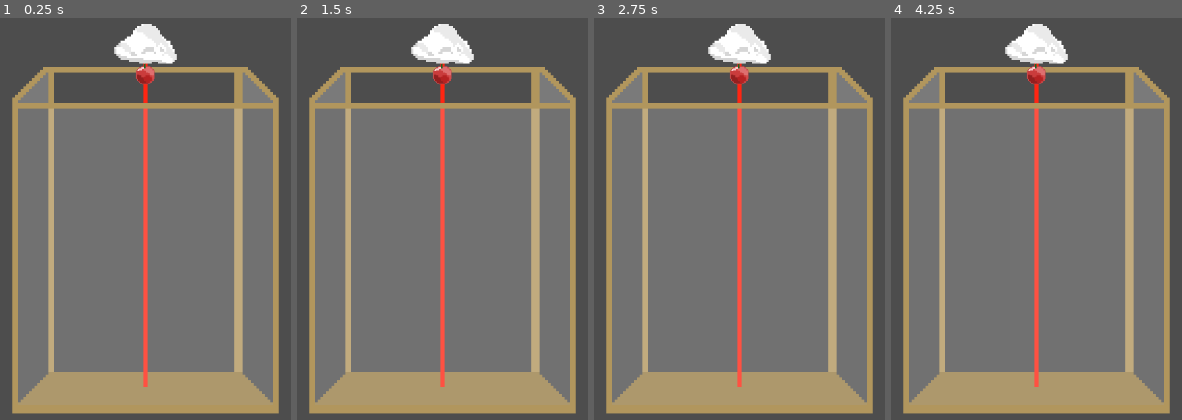
Above: before the commit, frames 1-4 (left to right).
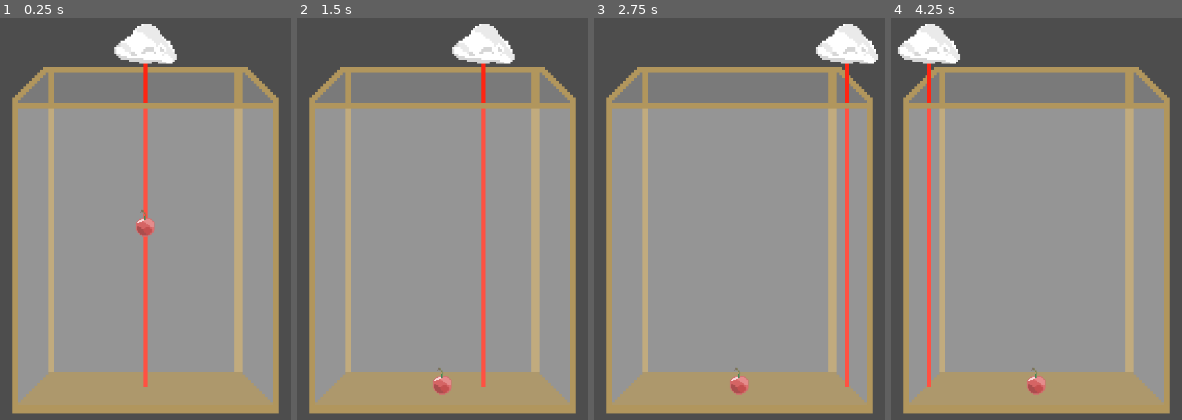
Above: after the commit, the same moments.

Repository: turtle85917/SuikaGame-Godot
Game: Godot game, scene res://Scenes/Game.tscn
The game is run twice, just before and just after one commit, with the same random seed, the same clock (stepped at 60 frames per second) and the same inputs. The project has no main scene, so this scene is started directly.
Inputs:
- Up to frame 1 (0.25 s): no input
- Up to frame 2 (1.5 s): hold Right (right, bound only after the commit) 0.53-1.28 s; hold Left (left, bound only after the commit) from 1.28 s (still down)
- Up to frame 3 (2.75 s): release Left (left, bound only after the commit) at 2.03 s; hold Right (right, bound only after the commit) from 2.03 s (still down)
- Up to frame 4 (4.25 s): tap Enter at 3.5 s; release Right (right, bound only after the commit) at 3.53 s; hold Left (left, bound only after the commit) from 3.53 s (still down)

The runs differ from the first frame. In frame 1, 58% of the frame differs, in the area x 6-94%, y 11-96%; in frame 2, 62%; in frame 3, 63%, in the area x 6-98%, y 1-96%; in frame 4, 63%.

Commit message:
feat: implement move player(cloud)

Diff:
--- /dev/null
+++ b/Prefabs/Fruit.tscn
@@ -0,0 +1,21 @@
+[gd_scene load_steps=4 format=3 uid="uid://c1ja0ruwplb71"]
+
+[ext_resource type="Texture2D" uid="uid://d6pi2eeqswpl" path="res://Sprites/fruits.png" id="1_8k8hi"]
+
+[sub_resource type="PhysicsMaterial" id="PhysicsMaterial_kblh3"]
+bounce = 0.3
+
+[sub_resource type="CircleShape2D" id="CircleShape2D_eih6v"]
+radius = 14.0
+
+[node name="Fruit" type="RigidBody2D"]
+physics_material_override = SubResource("PhysicsMaterial_kblh3")
+
+[node name="Sprite" type="Sprite2D" parent="."]
+scale = Vector2(1.5, 1.5)
+texture = ExtResource("1_8k8hi")
+hframes = 11
+
+[node name="CollisionShape2D" type="CollisionShape2D" parent="."]
+position = Vector2(0, 5)
+shape = SubResource("CircleShape2D_eih6v")
--- a/Scenes/Game.tscn
+++ b/Scenes/Game.tscn
@@ -1,62 +1,62 @@
-[gd_scene load_steps=8 format=3 uid="uid://b16xovlfqqyik"]
+[gd_scene load_steps=10 format=3 uid="uid://b16xovlfqqyik"]
 
+[ext_resource type="Script" path="res://Scripts/Game.gd" id="1_5beoy"]
 [ext_resource type="Texture2D" uid="uid://7tuwpnpttdrm" path="res://Sprites/case.png" id="1_yq2lv"]
 [ext_resource type="Texture2D" uid="uid://di8g6iv1psk23" path="res://Sprites/case_glass.png" id="2_jis63"]
 [ext_resource type="Texture2D" uid="uid://cihc0rfvs4hlv" path="res://Sprites/cloud.png" id="3_8phbk"]
-[ext_resource type="Texture2D" uid="uid://d6pi2eeqswpl" path="res://Sprites/fruits.png" id="4_waiwt"]
+[ext_resource type="PackedScene" uid="uid://c1ja0ruwplb71" path="res://Prefabs/Fruit.tscn" id="4_ygot5"]
+[ext_resource type="Script" path="res://Scripts/Player.gd" id="5_itl8i"]
 
 [sub_resource type="RectangleShape2D" id="RectangleShape2D_05ed2"]
-size = Vector2(8, 436)
+size = Vector2(12, 424)
 
 [sub_resource type="RectangleShape2D" id="RectangleShape2D_af3tb"]
-size = Vector2(8, 436)
+size = Vector2(12, 424)
 
 [sub_resource type="RectangleShape2D" id="RectangleShape2D_e4oks"]
-size = Vector2(384, 12)
+size = Vector2(344, 12)
 
 [node name="Game" type="Node2D"]
+script = ExtResource("1_5beoy")
 
 [node name="Camera" type="Camera2D" parent="."]
 
 [node name="Wall" type="StaticBody2D" parent="."]
 
 [node name="Case" type="Sprite2D" parent="Wall"]
+z_index = -2
 position = Vector2(0, 53)
 scale = Vector2(4, 4)
 texture = ExtResource("1_yq2lv")
 
 [node name="CaseGlass" type="Sprite2D" parent="Wall"]
-z_index = 2
+z_index = 3
 position = Vector2(0, 73)
 scale = Vector2(4, 4)
 texture = ExtResource("2_jis63")
 
 [node name="LeftCollision" type="CollisionShape2D" parent="Wall"]
-position = Vector2(-188, 73)
+position = Vector2(-178, 75)
 shape = SubResource("RectangleShape2D_05ed2")
 
 [node name="RightCollision" type="CollisionShape2D" parent="Wall"]
-position = Vector2(188, 73)
+position = Vector2(178, 75)
 shape = SubResource("RectangleShape2D_af3tb")
 
 [node name="BottomCollision" type="CollisionShape2D" parent="Wall"]
-position = Vector2(0, 297)
+position = Vector2(0, 281)
 shape = SubResource("RectangleShape2D_e4oks")
-
-[node name="Line" type="Line2D" parent="."]
-position = Vector2(0, -230)
-scale = Vector2(3, 3)
-points = PackedVector2Array(0, 165, 0, 0)
-width = 2.0
-default_color = Color(1, 0.145098, 0.0705882, 1)
-
-[node name="Fruit" type="Sprite2D" parent="."]
-position = Vector2(0, -191)
-scale = Vector2(1.5, 1.5)
-texture = ExtResource("4_waiwt")
-hframes = 11
 
 [node name="Player" type="Sprite2D" parent="."]
 position = Vector2(0, -230)
 scale = Vector2(3, 3)
 texture = ExtResource("3_8phbk")
+script = ExtResource("5_itl8i")
+
+[node name="Line" type="Line2D" parent="Player"]
+z_index = -1
+points = PackedVector2Array(0, 165, 0, 0)
+width = 2.0
+default_color = Color(1, 0.145098, 0.0705882, 1)
+
+[node name="Fruit" parent="." instance=ExtResource("4_ygot5")]
--- /dev/null
+++ b/Scripts/Game.gd
@@ -0,0 +1 @@
+extends Node2D
--- /dev/null
+++ b/Scripts/Player.gd
@@ -0,0 +1,10 @@
+extends Node2D
+
+const MAX_POS_X:int = 155;
+
+func _physics_process(delta):
+	var strength = Input.get_action_strength("right") - Input.get_action_strength("left");
+	move_local_x(strength * 8);
+	if(abs(transform.origin.x) > MAX_POS_X):
+		transform.origin.x = min(max(transform.origin.x, -MAX_POS_X), MAX_POS_X);
+		return;
--- a/project.godot
+++ b/project.godot
@@ -14,6 +14,21 @@
 config/features=PackedStringArray("4.2", "Forward Plus")
 config/icon="res://icon.svg"
 
+[input]
+
+left={
+"deadzone": 0.5,
+"events": [Object(InputEventKey,"resource_local_to_scene":false,"resource_name":"","device":-1,"window_id":0,"alt_pressed":false,"shift_pressed":false,"ctrl_pressed":false,"meta_pressed":false,"pressed":false,"keycode":0,"physical_keycode":4194319,"key_label":0,"unicode":0,"echo":false,"script":null)
+, Object(InputEventKey,"resource_local_to_scene":false,"resource_name":"","device":-1,"window_id":0,"alt_pressed":false,"shift_pressed":false,"ctrl_pressed":false,"meta_pressed":false,"pressed":false,"keycode":0,"physical_keycode":65,"key_label":0,"unicode":97,"echo":false,"script":null)
+]
+}
+right={
+"deadzone": 0.5,
+"events": [Object(InputEventKey,"resource_local_to_scene":false,"resource_name":"","device":-1,"window_id":0,"alt_pressed":false,"shift_pressed":false,"ctrl_pressed":false,"meta_pressed":false,"pressed":false,"keycode":0,"physical_keycode":4194321,"key_label":0,"unicode":0,"echo":false,"script":null)
+, Object(InputEventKey,"resource_local_to_scene":false,"resource_name":"","device":-1,"window_id":0,"alt_pressed":false,"shift_pressed":false,"ctrl_pressed":false,"meta_pressed":false,"pressed":false,"keycode":0,"physical_keycode":68,"key_label":0,"unicode":100,"echo":false,"script":null)
+]
+}
+
 [rendering]
 
 textures/canvas_textures/default_texture_filter=0
Binary file changed: Sprites/case.png
Binary file changed: Sprites/fruits.png
